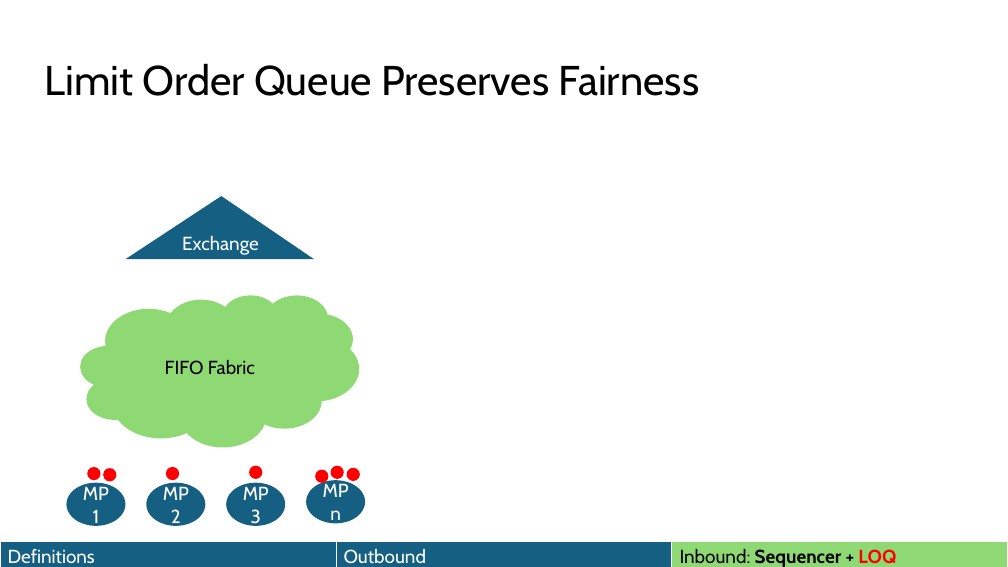
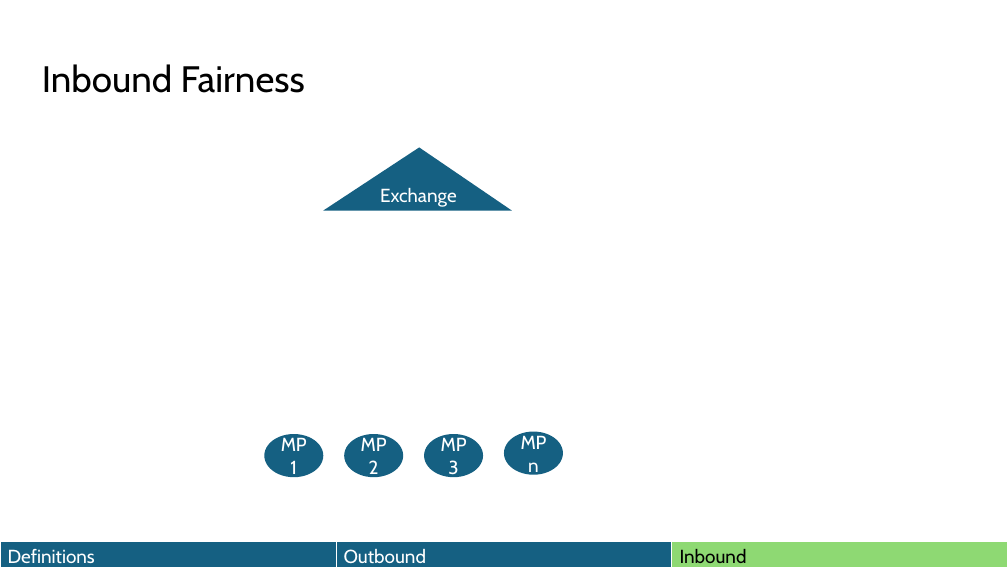
Before and after one commit to HaseebLUMS/Onyx-Presentation, a slide deck: slide 66 of thesis-latency-fairness.pptx (slide 79 before the commit). Drawn at 1008x567 pixels with LibreOffice and Linux fonts; fonts in the diff are those of the drawing. Boxes give left, top, right and bottom in pixels: in the first picture for what was removed or moved away, otherwise in the second. Text is boxed around its words. In the diff, an @@ line names an element or a change of style, - is before the commit and + after.

```diff
--- a/thesis-latency-fairness.pptx
+++ b/thesis-latency-fairness.pptx
@@ text "Inbound Fairness" at [42,64,305,93]: vertical alignment top to middle @@
@@ text at [42,64,305,93]: text changed; size 39.6 to 35 pt @@
-Limit Order Queue Preserves Fairness
+Inbound Fairness
@@ cloud removed at [80,295,359,447] @@
-FIFO Fabric
@@ ellipse "MP2": place and size @@
-ellipse "MP2" at [147,482,206,526]
+ellipse "MP2" at [344,434,403,477]
@@ 3 ellipses, 1 triangle: place and size @@
-3 ellipses, 1 triangle at [67,196,365,526]
+3 ellipses, 1 triangle at [265,147,563,477]
@@ ellipse removed at [87,467,101,481] @@
@@ ellipse removed at [103,468,116,482] @@
@@ ellipse removed at [166,467,179,481] @@
@@ ellipse removed at [249,466,262,479] @@
@@ ellipse removed at [315,470,329,483] @@
@@ ellipse removed at [330,466,344,479] @@
@@ ellipse removed at [346,468,360,482] @@
@@ table at [0,542,1007,567] @@
-row 1, column 3: Inbound: Sequencer + LOQ
+row 1, column 3: Inbound
```
Also in this commit, not shown: 2 other slides changed, 17 slides added, 37 slides removed, 1 other file.
